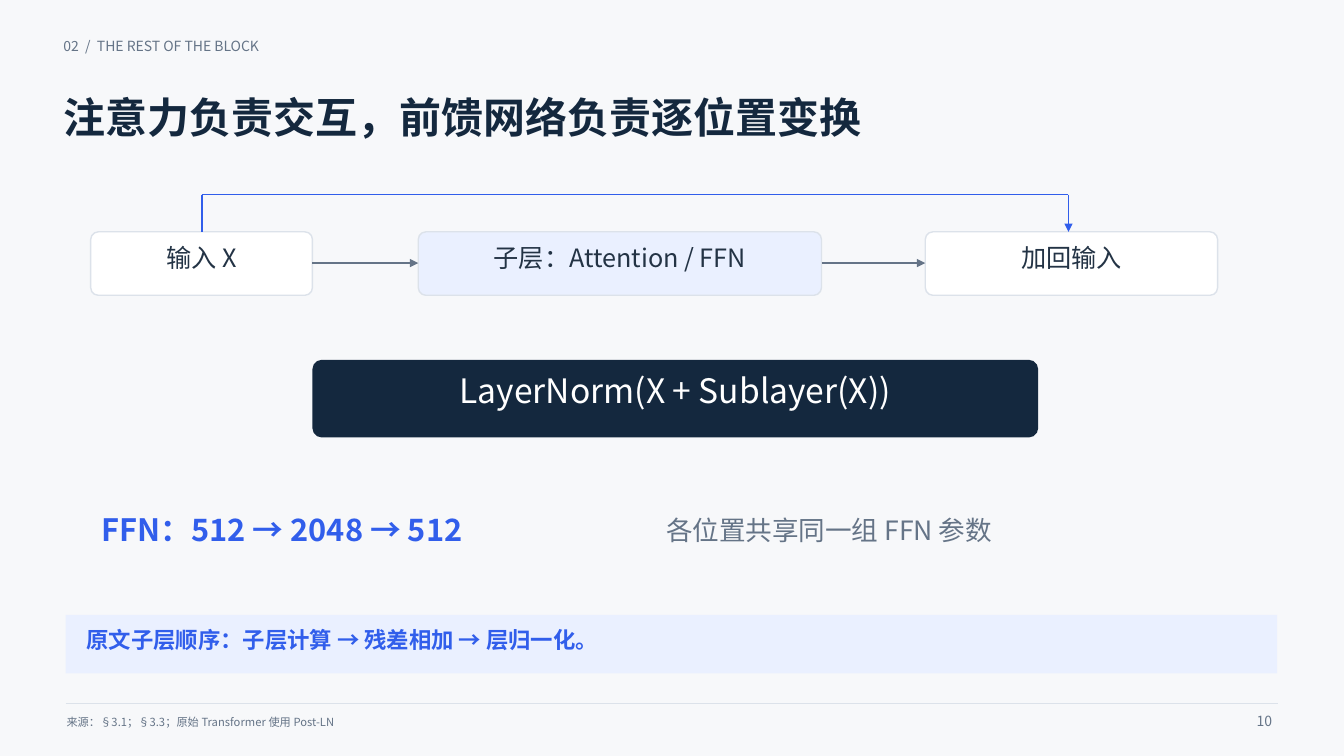
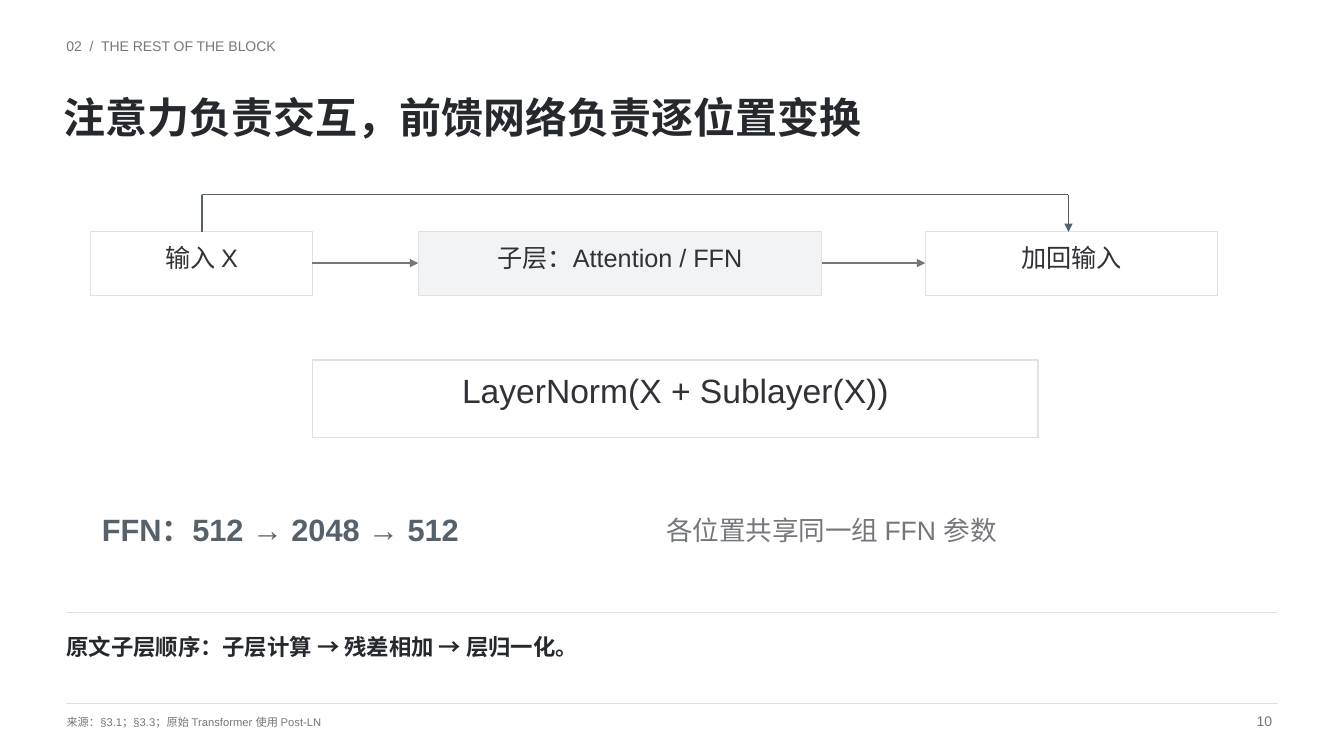
Before and after one commit to yueyunsun77-debug/yueyunsun77-debug, a slide deck: slide 10 of 组会汇报/第一次组会汇报/Transformer_组会汇报_简约学术版.pptx. Drawn at 1344x756 pixels with LibreOffice and Linux fonts; fonts in the diff are those of the drawing. Boxes give left, top, right and bottom in pixels: in the first picture for what was removed or moved away, otherwise in the second. Text is boxed around its words. In the diff, an @@ line names an element or a change of style, - is before the commit and + after.

```diff
--- a/组会汇报/第一次组会汇报/Transformer_组会汇报_简约学术版.pptx
+++ b/组会汇报/第一次组会汇报/Transformer_组会汇报_简约学术版.pptx
@@ background #F7F8FA to #FFFFFF @@
@@ font Noto Sans CJK SC to Arial, text colour #657487 to #74777C in 4 elements at (67,717,322,728), (1257,716,1273,726), (666,517,997,542), (66,41,275,51) @@
@@ text "注意力负责交互，前馈网络负责逐位置变换" at (63,97,861,139): font Noto Sans CJK SC to Arial, text colour #14283E to #25282D @@
@@ line (202, 232) - (202, 195): stroke #315EEB 1.3 pt to #56616C 1.3 pt @@
@@ line (202, 195) - (1069, 195): stroke #315EEB 1.3 pt to #56616C 1.3 pt @@
@@ arrow (1069, 195) - (1069, 232): stroke #315EEB 1.3 pt to #56616C 1.3 pt @@
@@ rectangle at (91,232,313,295): rounded rectangle to rectangle; outline #DCE2EA 1 pt to #DFE1E3 1 pt @@
@@ rectangle at (418,232,822,295): rounded rectangle to rectangle; fill #EAF0FF to #F2F3F4; outline #DCE2EA 1 pt to #DFE1E3 1 pt @@
@@ rectangle at (926,232,1218,295): rounded rectangle to rectangle; outline #DCE2EA 1 pt to #DFE1E3 1 pt @@
@@ text "输入 X" at (165,246,238,269): font Noto Sans CJK SC to Arial, text colour #233345 to #303238 @@
@@ arrow (313, 263) - (418, 263): stroke #657487 1.4 pt to #74777C 1.4 pt @@
@@ text "子层：Attention / FFN" at (497,247,742,269): font Noto Sans CJK SC to Arial, text colour #233345 to #303238 @@
@@ arrow (822, 263) - (926, 263): stroke #657487 1.4 pt to #74777C 1.4 pt @@
@@ rectangle at (313,360,1038,438): rounded rectangle to rectangle; fill #14283E to #FFFFFF; outline none to #DFE1E3 1 pt @@
@@ text "LayerNorm(X + Sublayer(X))" at (462,378,889,410): font Noto Sans CJK SC to Arial, text colour #FFFFFF to #303238 @@
@@ text "FFN：512 → 2048 → 512" at (102,519,459,542): font Noto Sans CJK SC to Arial, text colour #315EEB to #56616C @@
@@ rectangle removed at (66,615,1277,674) @@
@@ line added from (66, 613) to (1277, 613), #DFE1E3 0.9 pt @@
@@ text "原文子层顺序：子层计算 → 残差相加 → 层归一化。": place and size @@
-text "原文子层顺序：子层计算 → 残差相加 → 层归一化。" at (87,629,598,650)
+text "原文子层顺序：子层计算 → 残差相加 → 层归一化。" at (66,636,578,657)
@@ text "原文子层顺序：子层计算 → 残差相加 → 层归一化。" at (66,636,578,657): font Noto Sans CJK SC to Arial, text colour #315EEB to #25282D @@
```
Also in this commit, not shown: 18 other slides changed, 4 other files.
